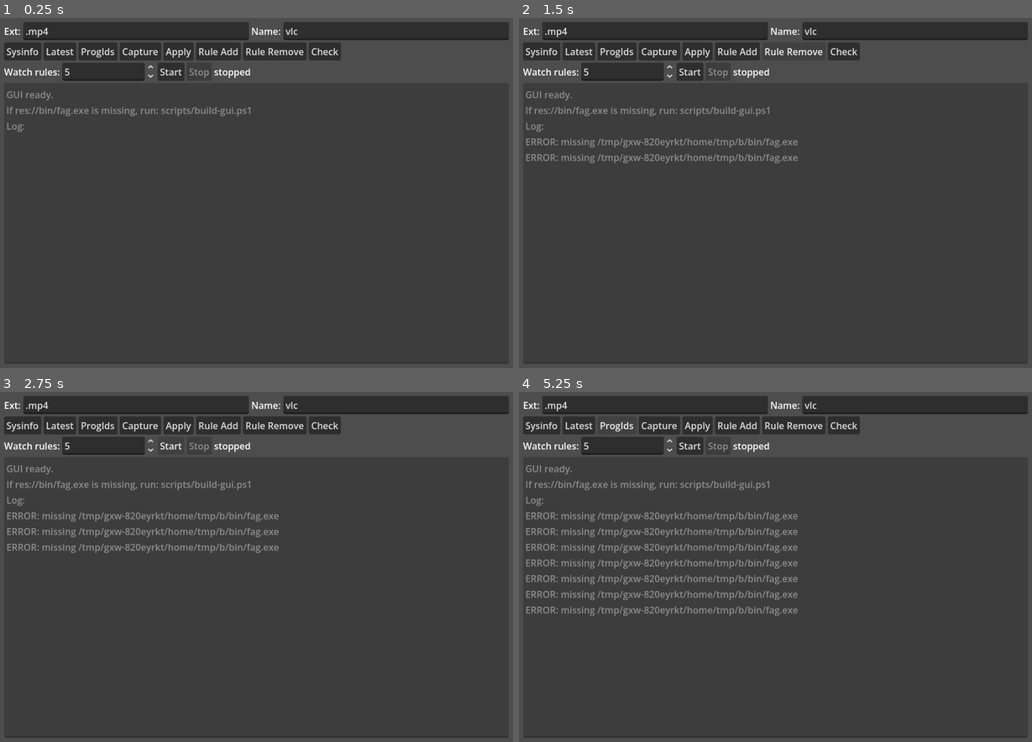
Above: before the commit, frames 1-4 (two rows, left to right).
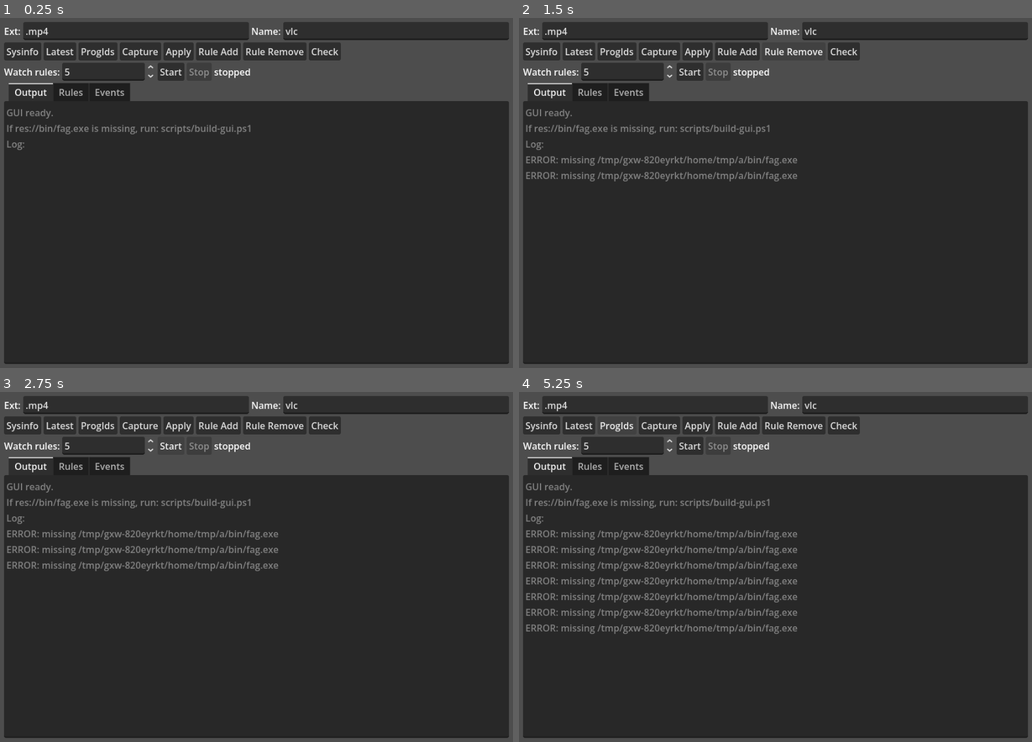
Above: after the commit, the same moments.

Repository: lemonhall/FileAssocGuard
Game: Godot game, scene res://main.tscn
The game is run twice, just before and just after one commit, with the same random seed, the same clock (stepped at 60 frames per second) and the same inputs.
Inputs:
- Up to frame 1 (0.25 s): no input
- Up to frame 2 (1.5 s): click "Rule Add" at 0.5 s; click "Rule Remove" at 1.25 s
- Up to frame 3 (2.75 s): click "Start" at 2 s
- Up to frame 4 (5.25 s): click "Start" at 2.75 s; click "Sysinfo" at 3.5 s; click "Latest" at 4.25 s; click "ProgIds" at 5 s

The runs differ from the first frame. In frame 1, 1.9% of the frame differs, in the area x 1-49%, y 18-38%; in frame 2, 3.6%; in frame 3, 4.3%; in frame 4, 7.0%, in the area x 1-55%, y 18-70%.

Commit message:
feat(gui): rules list view + events table

Diff:
--- a/apps/gui/Main.gd
+++ b/apps/gui/Main.gd
@@ -4,16 +4,27 @@
 
 @onready var ext_edit: LineEdit = $VBox/Row/Ext
 @onready var name_edit: LineEdit = $VBox/Row/Name
-@onready var output: TextEdit = $VBox/Output
+@onready var output: TextEdit = $VBox/Tabs/OutputTab/Output
 @onready var interval_spin: SpinBox = $VBox/WatchRow/Interval
 @onready var start_watch_btn: Button = $VBox/WatchRow/BtnStartWatch
 @onready var stop_watch_btn: Button = $VBox/WatchRow/BtnStopWatch
 @onready var watch_status: Label = $VBox/WatchRow/WatchStatus
+@onready var tabs: TabContainer = $VBox/Tabs
+
+@onready var refresh_rules_btn: Button = $VBox/Tabs/RulesTab/RulesRow/BtnRefreshRules
+@onready var remove_selected_rule_btn: Button = $VBox/Tabs/RulesTab/RulesRow/BtnRemoveSelectedRule
+@onready var rules_path_label: Label = $VBox/Tabs/RulesTab/RulesRow/RulesPath
+@onready var rules_list: ItemList = $VBox/Tabs/RulesTab/RulesList
+
+@onready var clear_events_btn: Button = $VBox/Tabs/EventsTab/EventsRow/BtnClearEvents
+@onready var events_tree: Tree = $VBox/Tabs/EventsTab/EventsTree
 
 var _watch_pid: int = -1
 var _log_path: String = ""
 var _log_offset: int = 0
 var _poll_timer: Timer
+var _events_root: TreeItem
+var _rules_items: Array[Dictionary] = []
 
 func _ready() -> void:
 	$VBox/Row2/BtnSysinfo.pressed.connect(_on_sysinfo)
@@ -26,8 +37,20 @@
 	$VBox/Row2/BtnCheck.pressed.connect(_on_check)
 	start_watch_btn.pressed.connect(_on_start_watch_rules)
 	stop_watch_btn.pressed.connect(_on_stop_watch_rules)
+	refresh_rules_btn.pressed.connect(_refresh_rules)
+	remove_selected_rule_btn.pressed.connect(_remove_selected_rule)
+	clear_events_btn.pressed.connect(_clear_events)
+	rules_list.item_selected.connect(_on_rule_selected)
+
+	tabs.set_tab_title(0, "Output")
+	tabs.set_tab_title(1, "Rules")
+	tabs.set_tab_title(2, "Events")
+
+	events_tree.clear()
+	_events_root = events_tree.create_item()
 
 	_log_path = _default_log_path()
+	_init_log_offset()
 	_poll_timer = Timer.new()
 	_poll_timer.wait_time = 0.5
 	_poll_timer.one_shot = false
@@ -38,6 +61,7 @@
 	_write("GUI ready.")
 	_write("If res://bin/fag.exe is missing, run: scripts/build-gui.ps1")
 	_write("Log: " + _log_path)
+	_refresh_rules()
 
 func _on_sysinfo() -> void:
 	_run_and_show(["sysinfo"])
@@ -56,9 +80,11 @@
 
 func _on_rule_add() -> void:
 	_run_and_show(["rules", "add", "--ext", ext_edit.text, "--name", name_edit.text])
+	_refresh_rules()
 
 func _on_rule_remove() -> void:
 	_run_and_show(["rules", "remove", "--ext", ext_edit.text])
+	_refresh_rules()
 
 func _on_check() -> void:
 	_run_and_show(["check"])
@@ -135,12 +161,29 @@
 		if line.strip_edges().is_empty():
 			continue
 		_write("[log] " + line)
+		_append_event_line(line)
 
 func _default_log_path() -> String:
 	var appdata := OS.get_environment("APPDATA")
 	if appdata.is_empty():
 		return ""
 	return appdata.path_join("FileAssocGuard").path_join("guard.log")
+
+func _init_log_offset() -> void:
+	if _log_path.is_empty():
+		_log_offset = 0
+		return
+	if !FileAccess.file_exists(_log_path):
+		_log_offset = 0
+		return
+	var f := FileAccess.open(_log_path, FileAccess.READ)
+	if f == null:
+		_log_offset = 0
+		return
+	var size := f.get_length()
+	# Avoid loading huge history into the UI on startup.
+	var max_bytes := 1024 * 1024
+	_log_offset = int(max(size - max_bytes, 0))
 
 func _run_and_show(args: Array[String]) -> void:
 	var exe := ProjectSettings.globalize_path(FAG_EXE)
@@ -166,6 +209,107 @@
 	output.text += line + "\n"
 	output.scroll_vertical = output.get_line_count()
 
+func _refresh_rules() -> void:
+	var exe := ProjectSettings.globalize_path(FAG_EXE)
+	if !FileAccess.file_exists(exe):
+		rules_path_label.text = "missing backend"
+		return
+
+	var out: Array = []
+	var code := OS.execute(exe, PackedStringArray(["rules", "list"]), out, true, false)
+	var text := ""
+	for chunk in out:
+		text += str(chunk)
+	text = text.strip_edges()
+
+	if code != 0:
+		rules_path_label.text = "error"
+		_write("$ " + exe + " rules list")
+		_write("exit=" + str(code))
+		_write(text)
+		return
+
+	var data := _parse_json(text)
+	if data == null or typeof(data) != TYPE_DICTIONARY:
+		rules_path_label.text = "parse error"
+		return
+
+	var rules_path := str(data.get("rules_path", ""))
+	rules_path_label.text = rules_path
+	_rules_items.clear()
+	rules_list.clear()
+
+	var rules_arr = data.get("rules", [])
+	if typeof(rules_arr) != TYPE_ARRAY:
+		return
+
+	for r in rules_arr:
+		if typeof(r) != TYPE_DICTIONARY:
+			continue
+		var ext := str(r.get("ext", ""))
+		var name := str(r.get("name", ""))
+		if ext.is_empty() or name.is_empty():
+			continue
+		_rules_items.append({"ext": ext, "name": name})
+		rules_list.add_item(ext + " -> " + name)
+
+func _on_rule_selected(index: int) -> void:
+	if index < 0 or index >= _rules_items.size():
+		return
+	var item: Dictionary = _rules_items[index]
+	ext_edit.text = str(item.get("ext", ext_edit.text))
+	name_edit.text = str(item.get("name", name_edit.text))
+
+func _remove_selected_rule() -> void:
+	var selected := rules_list.get_selected_items()
+	if selected.size() == 0:
+		_write("No rule selected.")
+		return
+	var idx := int(selected[0])
+	if idx < 0 or idx >= _rules_items.size():
+		return
+	var ext := str(_rules_items[idx].get("ext", ""))
+	if ext.is_empty():
+		return
+	_run_and_show(["rules", "remove", "--ext", ext])
+	_refresh_rules()
+
+func _clear_events() -> void:
+	events_tree.clear()
+	_events_root = events_tree.create_item()
+	_write("Events cleared.")
+
+func _append_event_line(line: String) -> void:
+	var data := _parse_json(line)
+	if data == null or typeof(data) != TYPE_DICTIONARY:
+		return
+
+	var ms := int(data.get("time_unix_ms", 0))
+	var ext := str(data.get("ext", ""))
+	var name := str(data.get("name", ""))
+	var status := str(data.get("status", ""))
+	var effective := str(data.get("effective_progid", ""))
+	var target := str(data.get("target_progid", ""))
+
+	var item := events_tree.create_item(_events_root)
+	item.set_text(0, _format_time(ms))
+	item.set_text(1, ext)
+	item.set_text(2, name)
+	item.set_text(3, status)
+	item.set_text(4, effective)
+	item.set_text(5, target)
+
+func _format_time(ms: int) -> String:
+	if ms <= 0:
+		return ""
+	var d := Time.get_datetime_dict_from_unix_time(int(ms / 1000))
+	return "%04d-%02d-%02d %02d:%02d:%02d" % [d.year, d.month, d.day, d.hour, d.minute, d.second]
+
+func _parse_json(text: String) -> Variant:
+	if text.is_empty():
+		return null
+	return JSON.parse_string(text)
+
 func _notification(what: int) -> void:
 	if what == NOTIFICATION_WM_CLOSE_REQUEST:
 		if _is_watch_running():
--- a/apps/gui/main.tscn
+++ b/apps/gui/main.tscn
@@ -82,8 +82,43 @@
 size_flags_horizontal = 3
 text = "stopped"
 
-[node name="Output" type="TextEdit" parent="VBox"]
+[node name="Tabs" type="TabContainer" parent="VBox"]
+size_flags_vertical = 3
+
+[node name="OutputTab" type="VBoxContainer" parent="VBox/Tabs"]
+
+[node name="Output" type="TextEdit" parent="VBox/Tabs/OutputTab"]
 size_flags_vertical = 3
 placeholder_text = "Output..."
 wrap_mode = 1
 editable = false
+
+[node name="RulesTab" type="VBoxContainer" parent="VBox/Tabs"]
+
+[node name="RulesRow" type="HBoxContainer" parent="VBox/Tabs/RulesTab"]
+
+[node name="BtnRefreshRules" type="Button" parent="VBox/Tabs/RulesTab/RulesRow"]
+text = "Refresh"
+
+[node name="BtnRemoveSelectedRule" type="Button" parent="VBox/Tabs/RulesTab/RulesRow"]
+text = "Remove selected"
+
+[node name="RulesPath" type="Label" parent="VBox/Tabs/RulesTab/RulesRow"]
+size_flags_horizontal = 3
+text = ""
+
+[node name="RulesList" type="ItemList" parent="VBox/Tabs/RulesTab"]
+size_flags_vertical = 3
+
+[node name="EventsTab" type="VBoxContainer" parent="VBox/Tabs"]
+
+[node name="EventsRow" type="HBoxContainer" parent="VBox/Tabs/EventsTab"]
+
+[node name="BtnClearEvents" type="Button" parent="VBox/Tabs/EventsTab/EventsRow"]
+text = "Clear"
+
+[node name="EventsTree" type="Tree" parent="VBox/Tabs/EventsTab"]
+size_flags_vertical = 3
+columns = 6
+column_titles_visible = true
+column_titles = PackedStringArray("Time", "Ext", "Name", "Status", "Effective", "Target")
